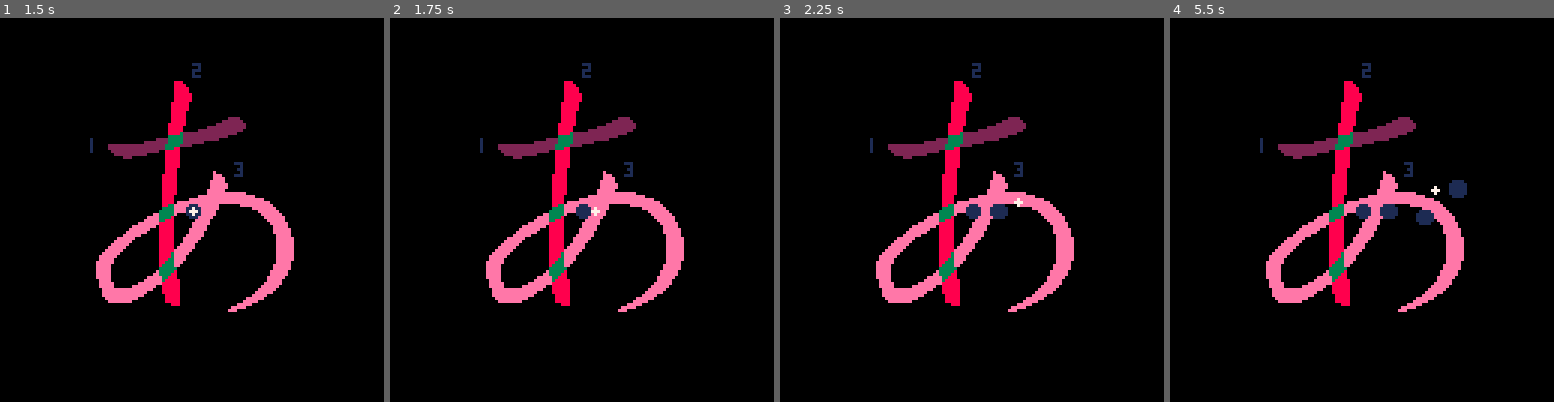
Above: before the commit, frames 1-4 (left to right).
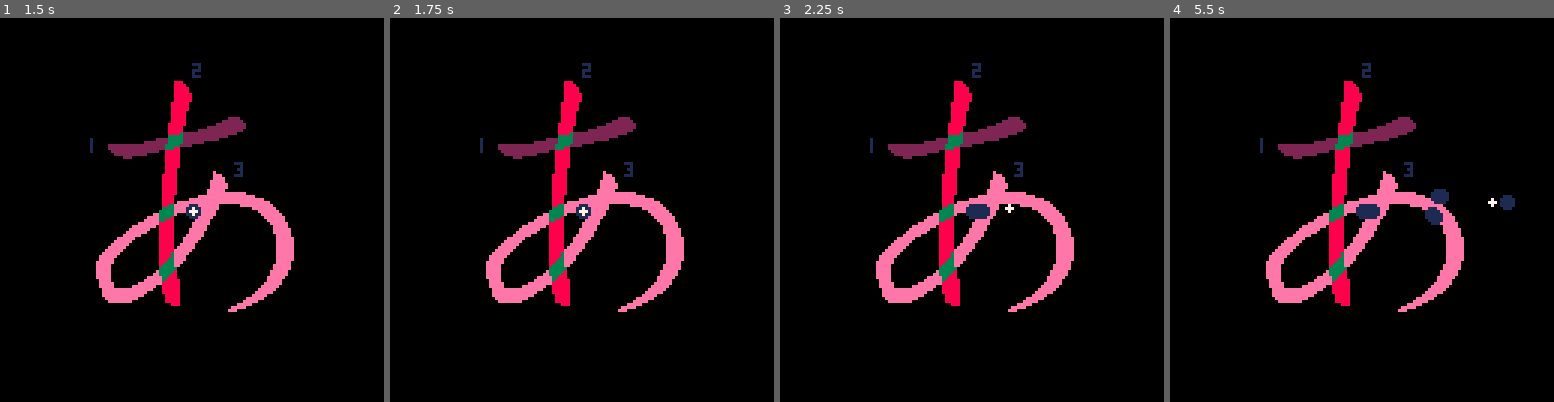
Above: after the commit, the same moments.

Repository: SestrenExsis/KanaPractice
Game: PICO-8 cartridge kana_practice.p8
Same seed, same stepped clock (60 frames per second), same inputs: the game is played once before the commit and once after it.
Inputs:
- Up to frame 1 (1.5 s): tap X (X key) at 0.33, 1.07 s
- Up to frame 2 (1.75 s): hold Right from 1.6 s (still down)
- Up to frame 3 (2.25 s): tap X (X key) at 1.85 s; release Right at 2.1 s; hold Up from 2.15 s (still down)
- Up to frame 4 (5.5 s): release Up at 2.42 s; hold Right 2.47-3.03 s; tap X (X key) at 2.97, 4.08, 5.2 s; hold Left 3.08-3.58 s; hold Down 3.63-3.97 s; hold Right 4.02-4.68 s; hold Up 4.73-5.03 s; hold Left from 5.08 s (still down)

Frame 1 is identical in both runs. In frame 2, less than 0.1% of the frame differs, in the area x 49-55%, y 49-52%; in frame 3, 0.3%; in frame 4, 1.0%, in the area x 51-90%, y 42-54%.

Commit message:
Introduce brush velocity and drag

Diff:
--- a/kana_practice.p8
+++ b/kana_practice.p8
@@ -21,6 +21,19 @@
 -- * ask the player to draw it
 -- * stroke order matters
 -->8
+-- px   : x position
+-- py   : y position
+-- vx   : x velocity
+-- vy   : y velocity
+-- lx   : last x pos
+-- ly   : last y pos
+-- sz   : brush radius
+-- on   : using brush
+
+-- accl : speedup when moving
+-- drag : slowdown over time
+_accl=0.175
+_drag=0.1
 
 function _init()
 	cls()
@@ -29,18 +42,38 @@
 	_brush_py=64
 	_brush_vx=0
 	_brush_vy=0
+	_brush_lx=64
+	_brush_ly=64
 	_brush_sz=0
 	_brush_on=false
-	_last_px=64
-	_last_py=64
 end
 
 function _update()
 	_brush_on=btn(❎)
-	if (btn(⬆️)) _brush_py-=1
-	if (btn(⬇️)) _brush_py+=1
-	if (btn(⬅️)) _brush_px-=1
-	if (btn(➡️)) _brush_px+=1
+	if (btn(⬆️)) _brush_vy-=_accl
+	if (btn(⬇️)) _brush_vy+=_accl
+	if (btn(⬅️)) _brush_vx-=_accl
+	if (btn(➡️)) _brush_vx+=_accl
+	if _brush_vx>0 then
+		_brush_vx-=_drag
+		_brush_vx=max(0,_brush_vx)
+	else
+		_brush_vx+=_drag
+		_brush_vx=min(0,_brush_vx)
+	end
+	if _brush_vy>0 then
+		_brush_vy-=_drag
+		_brush_vy=max(0,_brush_vy)
+	else
+		_brush_vy+=_drag
+		_brush_vy=min(0,_brush_vy)
+	end
+	if (_brush_vx~=0) then
+		_brush_px+=_brush_vx
+	end
+	if (_brush_vy~=0) then
+		_brush_py+=_brush_vy
+	end
 end
 
 function _draw()
